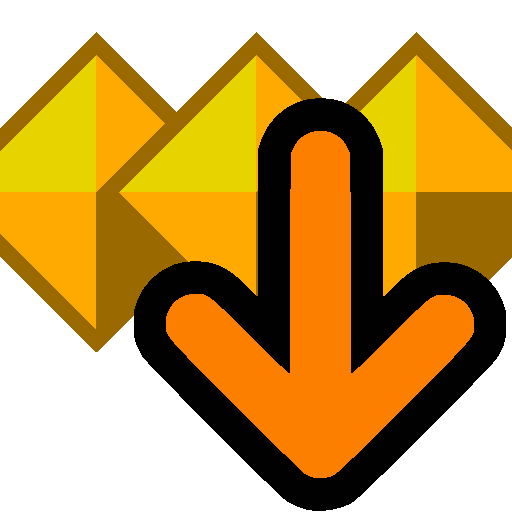
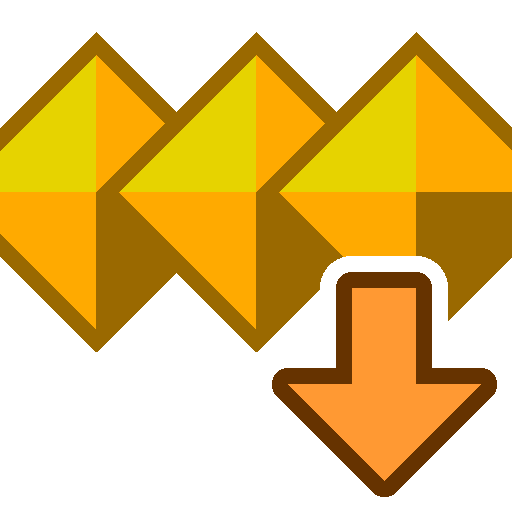
Before/after of a 512x512 layered artwork. What changed in the layer stack:
renamed "CLEAR.png" to "clear blank layer.png", painted on it over [134,98,506,511]
painted on "Ebene #11" over [329,256,448,352]
painted on "Ebene #10" over [320,256,353,289]
